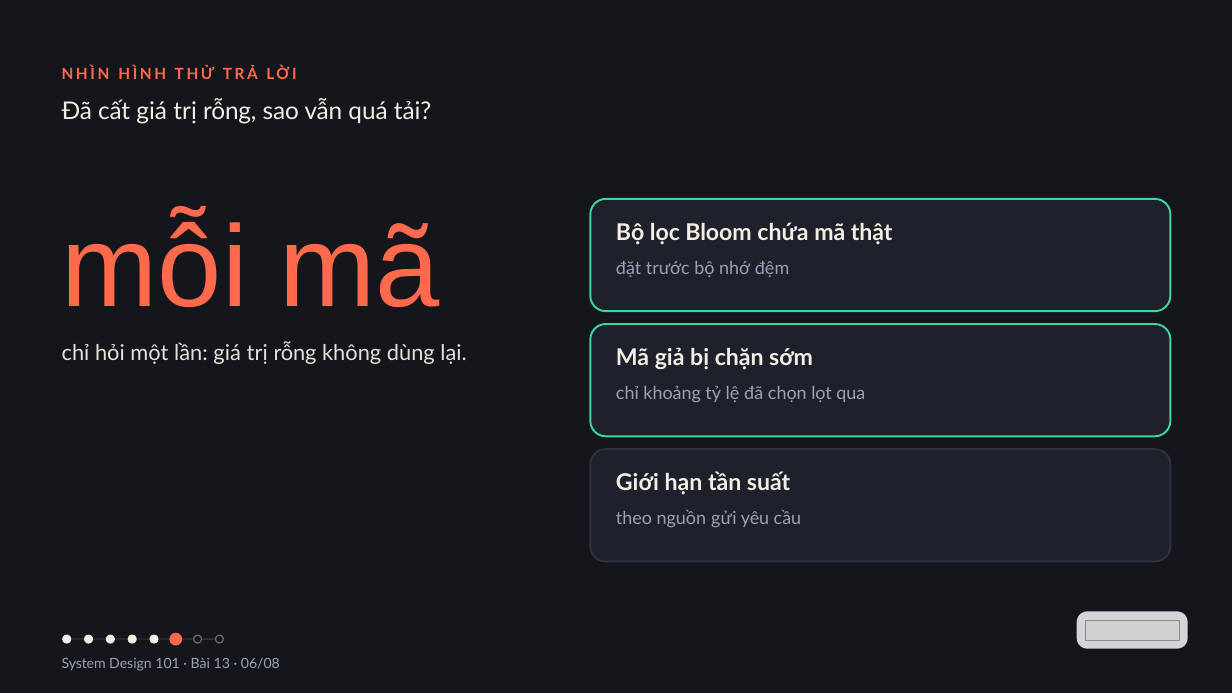
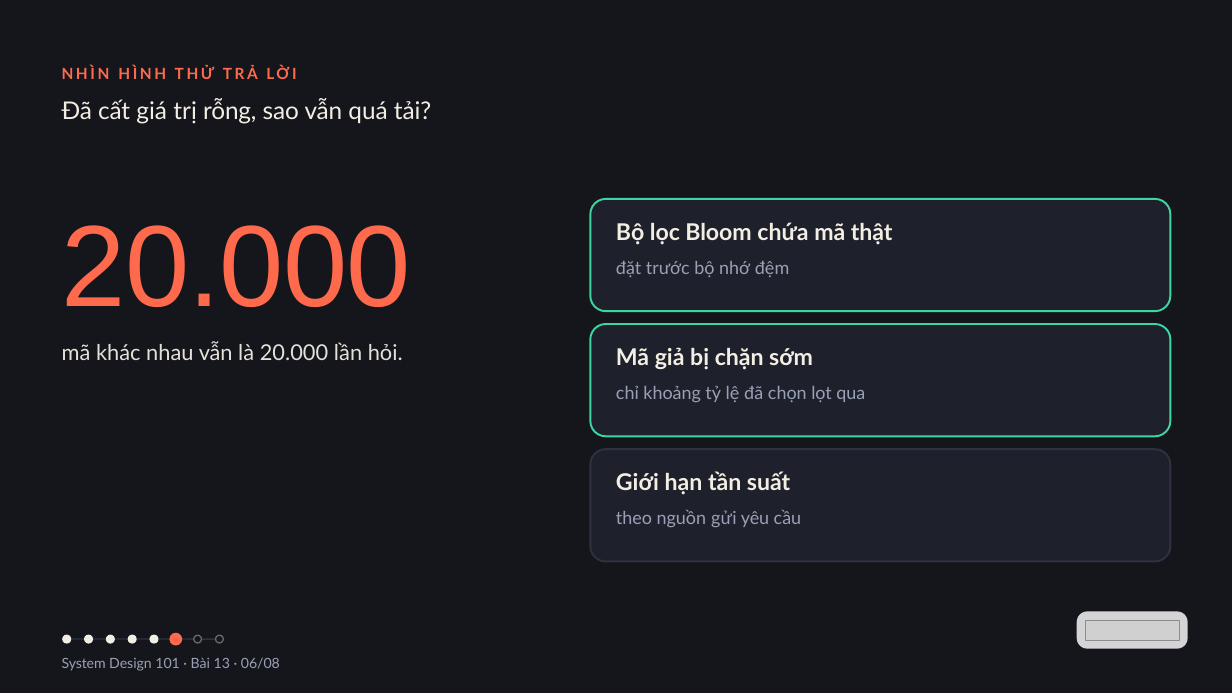
Before and after one commit to vohoailinh90/tool-marketing-studio, a slide deck: slide 6 of system-design-101/vi/lessons/sd-06-013/slides/sd-06-013.pptx. Drawn at 1232x693 pixels with LibreOffice and Linux fonts; fonts in the diff are those of the drawing; grey boxes stand for pictures. Boxes give left, top, right and bottom in pixels: in the first picture for what was removed or moved away, otherwise in the second. Text is boxed around its words. In the diff, an @@ line names an element or a change of style, - is before the commit and + after.

```diff
--- a/system-design-101/vi/lessons/sd-06-013/slides/sd-06-013.pptx
+++ b/system-design-101/vi/lessons/sd-06-013/slides/sd-06-013.pptx
@@ text at bbox=[62, 225, 411, 307]: text changed @@
-mỗi mã
+20.000
@@ text at bbox=[62, 341, 403, 360]: text changed @@
-chỉ hỏi một lần: giá trị rỗng không dùng lại.
+mã khác nhau vẫn là 20.000 lần hỏi.
```
